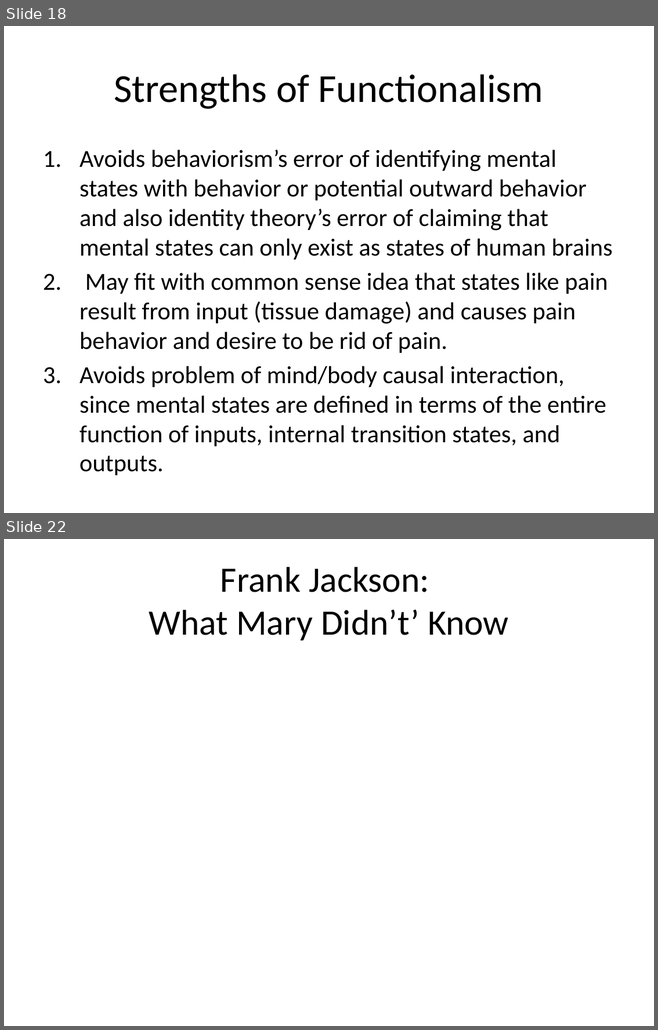
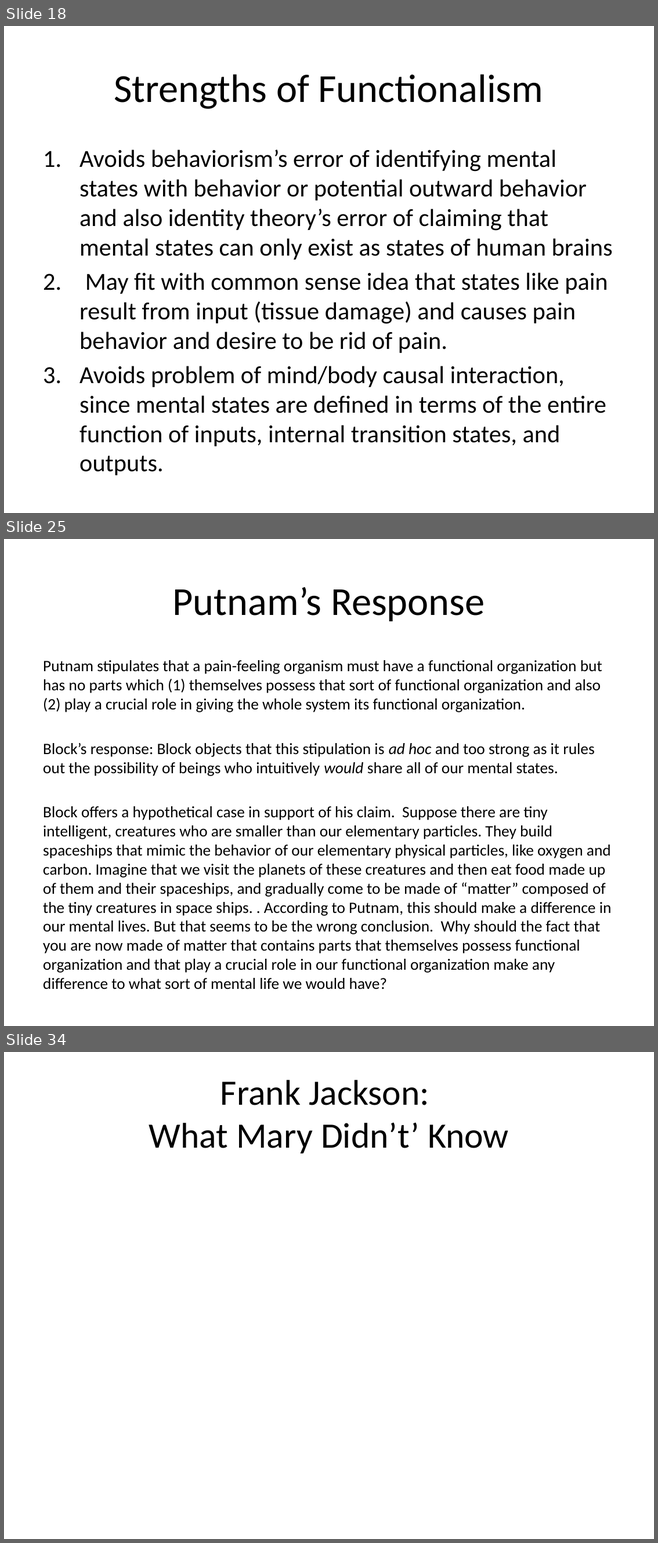
Before and after one commit to Ediblelnk/Kutztown-MSC, a slide deck: PHI241-philosophy-of-the-mind/lecture-slides/Maslin Chapter 5 Functionalism.pptx. Shown one above the other, each under a label of ours: slides 18 and 22 before the commit, slides 18, 25 and 34 after it; the slides between them are not shown. The pictures are 658x1030 and 658x1543 pixels, drawn with LibreOffice and Linux fonts; fonts in the diff are those of the drawing. Boxes give left, top, right and bottom in pixels: in the first picture for what was removed or moved away, otherwise in the second. Text is boxed around its words. In the diff, an @@ line names an element or a change of style, - is before the commit and + after.

```diff
--- a/PHI241-philosophy-of-the-mind/lecture-slides/Maslin Chapter 5 Functionalism.pptx
+++ b/PHI241-philosophy-of-the-mind/lecture-slides/Maslin Chapter 5 Functionalism.pptx
@@ slide 25 added at (x1=4, y1=539, x2=654, y2=1026), background #FFFFFF @@
@@ title added at (x1=173, y1=587, x2=484, y2=621), 44 pt, text #000000 @@
+Putnam’s Response
@@ text added at (x1=43, y1=660, x2=611, y2=973), 17.6 pt, text #000000 @@
+Putnam stipulates that a pain-feeling organism must have a functional organization but has no parts which (1) themselves possess that sort of functional organization and also (2) play a crucial role in giving the whole system its functional organization.
+Block’s response: Block objects that this stipulation is ad hoc and too strong as it rules out the possibility of beings who intuitively would share all of our mental states.
+Block offers a hypothetical case in support of his claim. Suppose there are tiny intelligent, creatures who are smaller than our elementary particles. They build spaceships that mimic the behavior of our elementary physical particles, like oxygen and carbon. Imagine that we visit the planets of these creatures and then eat food made up of them and their spaceships, and gradually come to be made of “matter” composed of the tiny creatures in space ships. . According to Putnam, this should make a difference in our mental lives. But that seems to be the wrong conclusion. Why should the fact that you are now made of matter that contains parts that themselves possess functional organization and that play a crucial role in our functional organization make any difference to what sort of mental life we would have?
@@ what was slide 22 is now slide 34 @@
```
Also in this commit, not shown: 4 slides changed, 11 other slides added, 1 other file.
